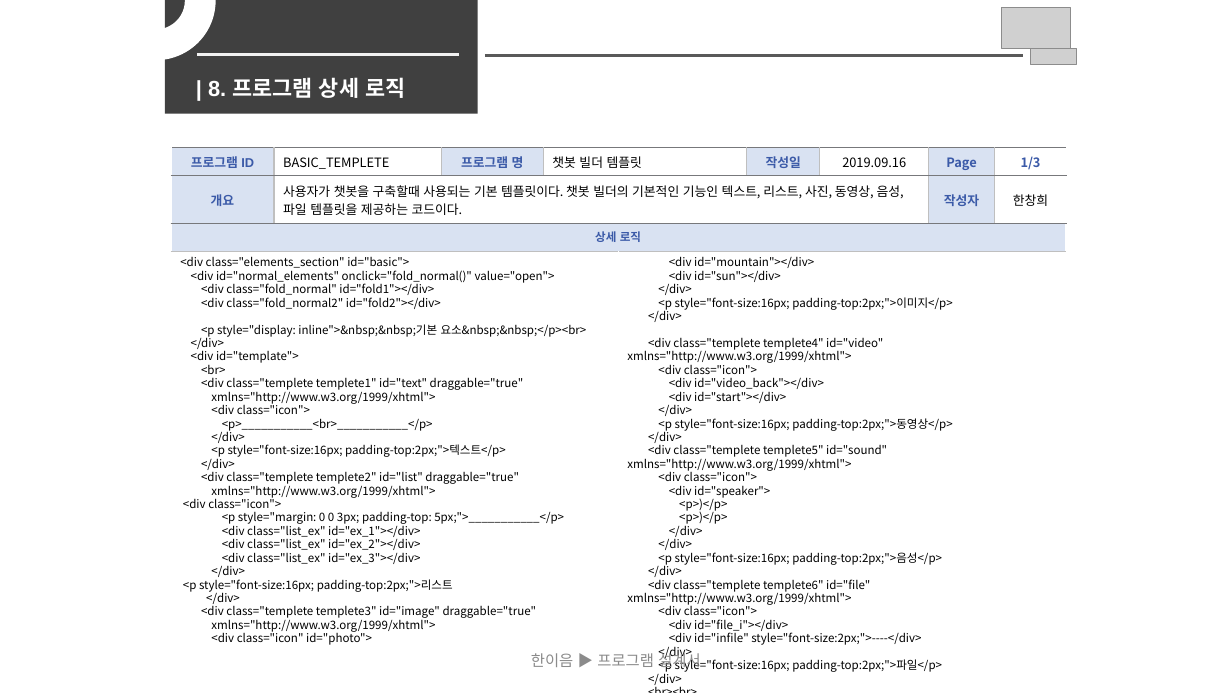
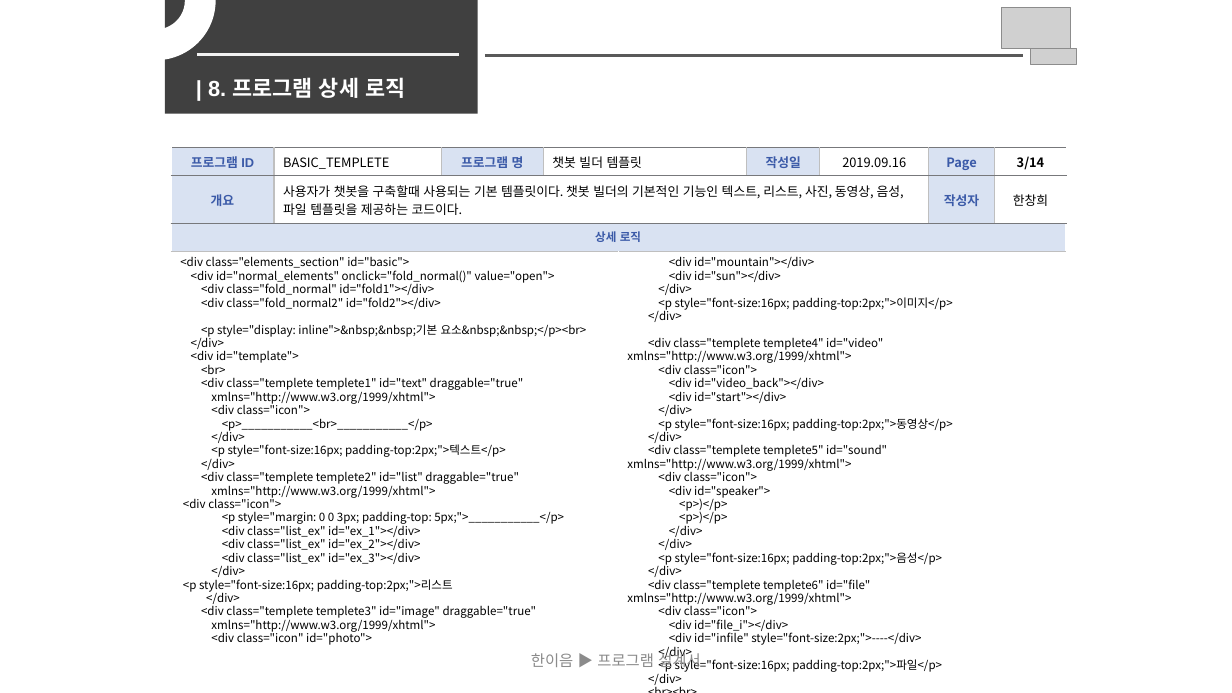
Before and after one commit to Hanswind/smuhill, a slide deck: slide 3 of documents/Output_Documents/개발산출물.pptx (slide 5 before the commit). Drawn at 1232x693 pixels with LibreOffice and Linux fonts; fonts in the diff are those of the drawing; grey boxes stand for pictures. Boxes give left, top, right and bottom in pixels: in the first picture for what was removed or moved away, otherwise in the second. Text is boxed around its words. In the diff, an @@ line names an element or a change of style, - is before the commit and + after.

```diff
--- a/documents/Output_Documents/개발산출물.pptx
+++ b/documents/Output_Documents/개발산출물.pptx
@@ table at box(171, 148, 1067, 224) @@
-row 1, column 8: 1/3
+row 1, column 8: 3/14
```
Also in this commit, not shown: 11 other slides changed, 2 slides added, 2 slides removed, 2 other files.
